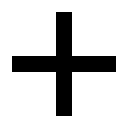
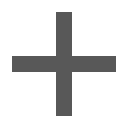
Two versions of the same layered image (128×128). Layer-by-layer changes:
painted on "Layer" over [12, 12, 116, 116]
